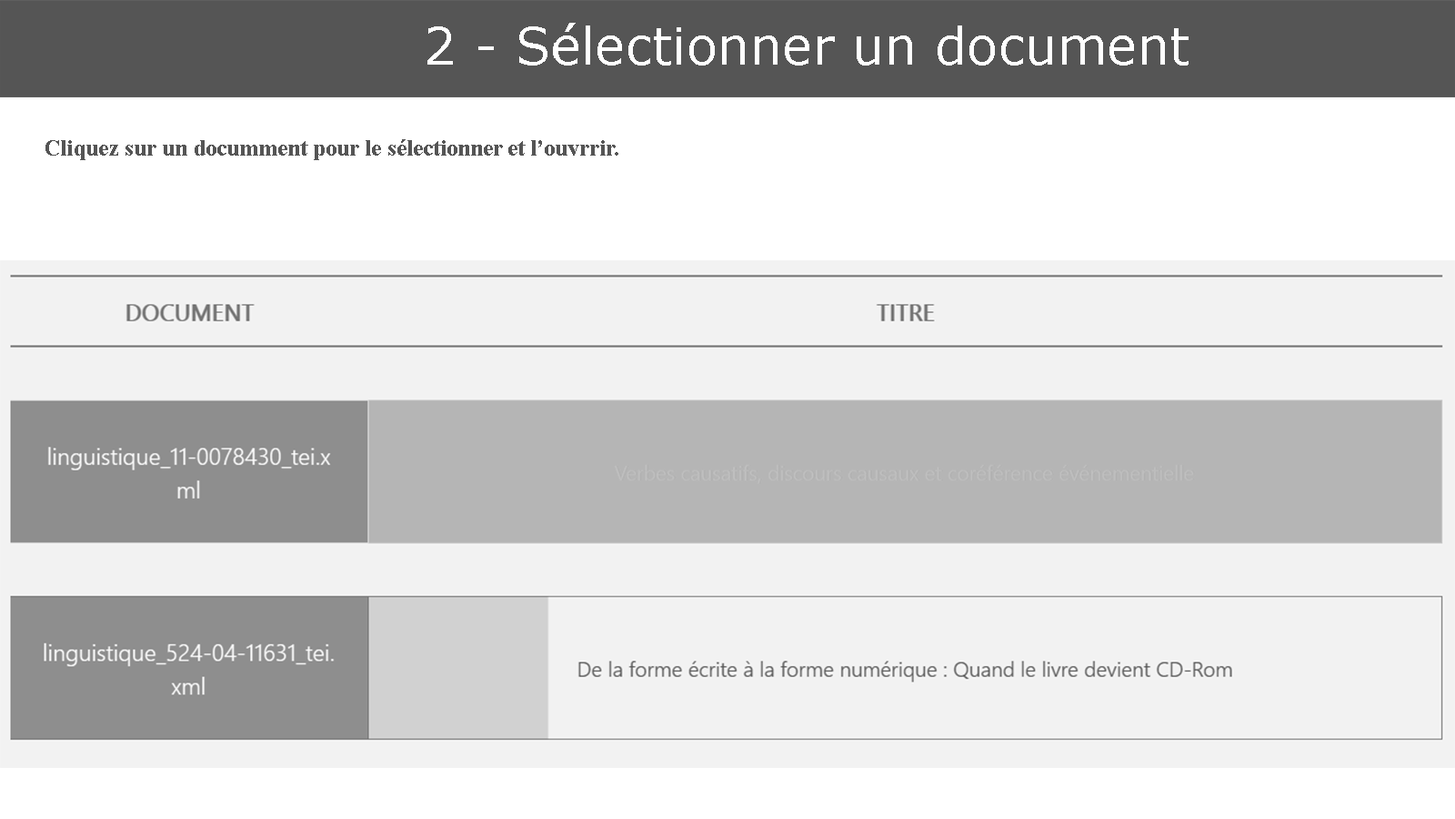
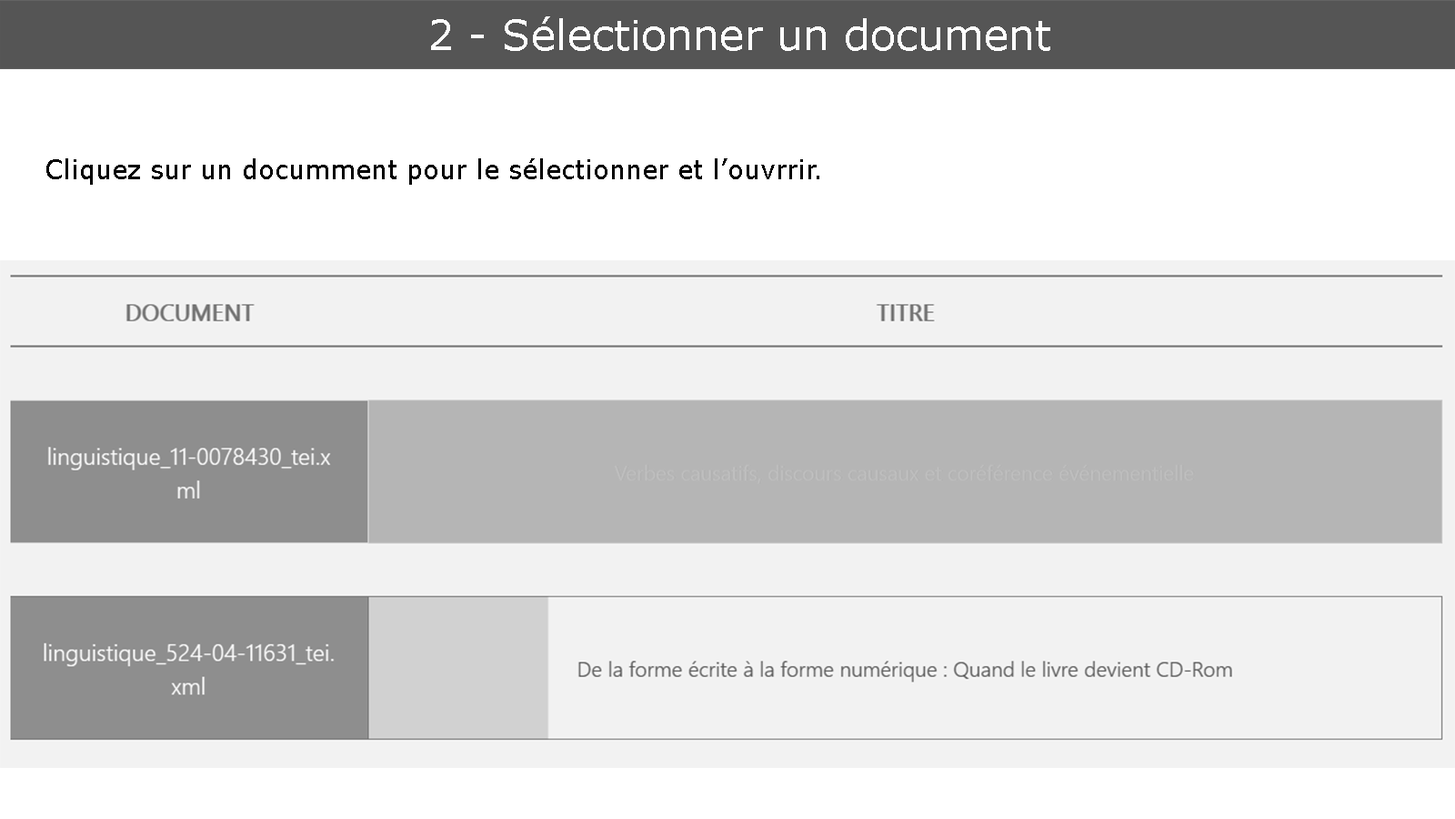
Revision of a layered w=1455, h=819 image; what changed, layer by layer:
painted on "Cliquez sur un documment pour le sélectionner et l’ouvrrir." over (x1=45, y1=139, x2=820, y2=185)
painted on "2 - Sélectionner un document" over (x1=427, y1=16, x2=1189, y2=66)
painted on "Calque 1" over (x1=0, y1=0, x2=1455, y2=98)
